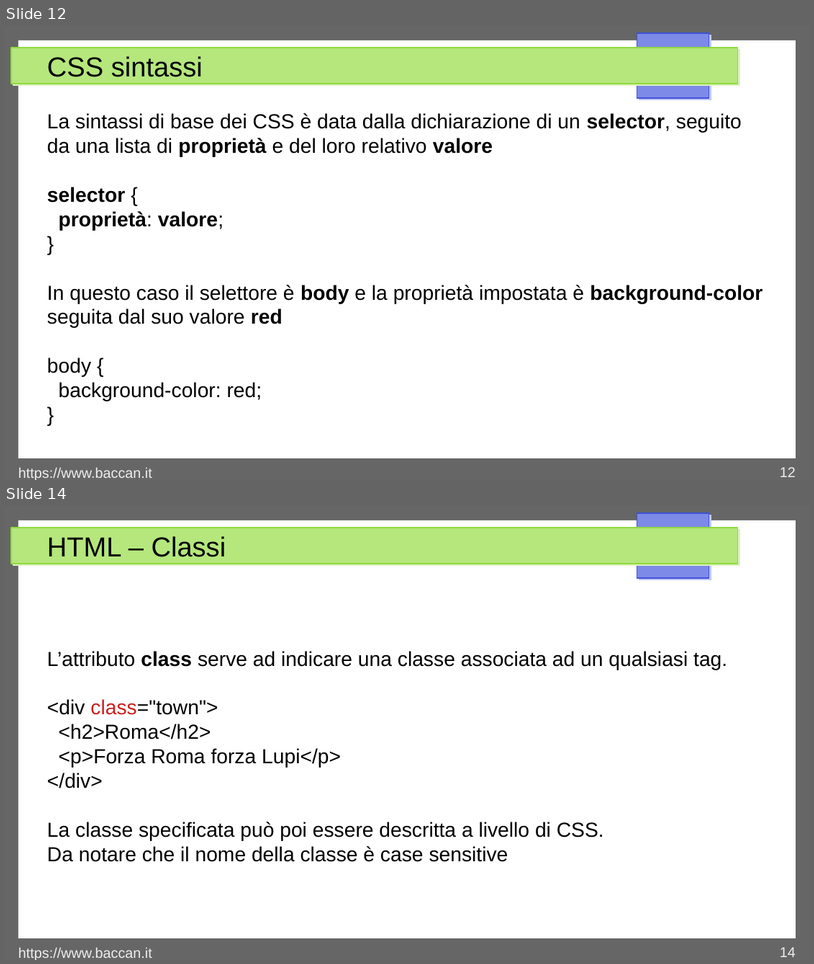
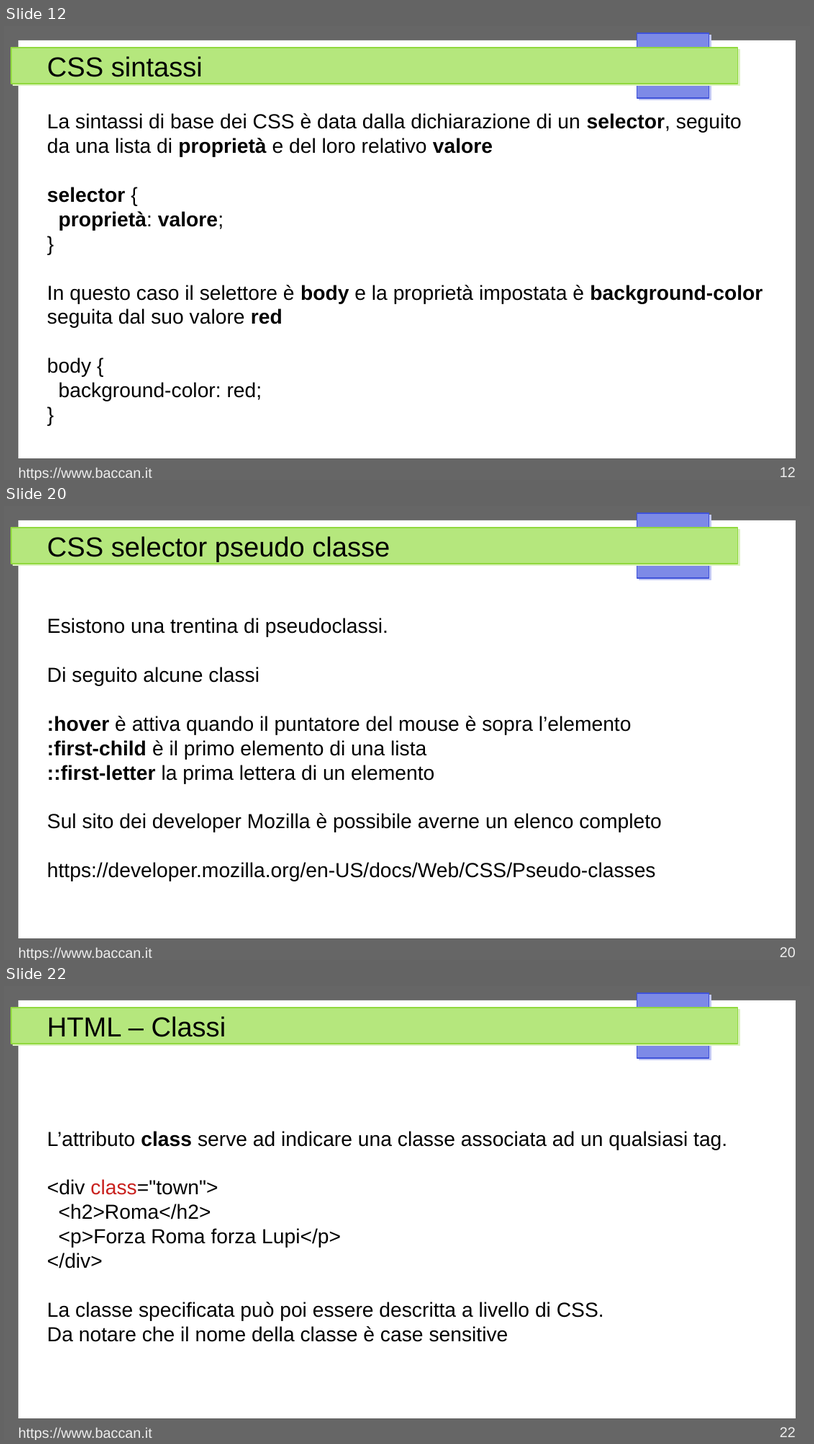
Before and after one commit to matteobaccan/CorsoCSS, a slide deck: Chapter_css.odp. Shown one above the other, each under a label of ours: slides 12 and 14 before the commit, slides 12, 20 and 22 after it; the slides between them are not shown. The pictures are 814x964 and 814x1444 pixels, drawn with LibreOffice and Linux fonts; fonts in the diff are those of the drawing. Boxes give left, top, right and bottom in pixels: in the first picture for what was removed or moved away, otherwise in the second. Text is boxed around its words. In the diff, an @@ line names an element or a change of style, - is before the commit and + after.

Commit message:
I selector

```diff
--- a/Chapter_css.odp
+++ b/Chapter_css.odp
@@ slide 20 added at <box>4,506,810,960</box>, background #FFFFFF; not listed: 4 template elements that a slide beside it also shows @@
@@ title added at <box>47,536,390,562</box>, 27 pt, text #000000 @@
+CSS selector pseudo classe
@@ text added at <box>47,618,662,881</box>, 20 pt, text #000000 @@
+Esistono una trentina di pseudoclassi.
+Di seguito alcune classi
+:hover è attiva quando il puntatore del mouse è sopra l’elemento
+:first-child è il primo elemento di una lista
+::first-letter la prima lettera di un elemento
+Sul sito dei developer Mozilla è possibile averne un elenco completo
+https://developer.mozilla.org/en-US/docs/Web/CSS/Pseudo-classes
@@ text added at <box>18,947,152,960</box>, 14 pt, text #EEEEEE @@
+https://www.baccan.it
@@ page number added at <box>780,947,796,957</box>, 14 pt, text #EEEEEE @@
+20
@@ what was slide 14 is now slide 22 @@
@@ page number at <box>780,1427,796,1437</box>: text changed @@
-14
+22
```
Also in this commit, not shown: 1 slide changed, 7 other slides added, 5 other files.
